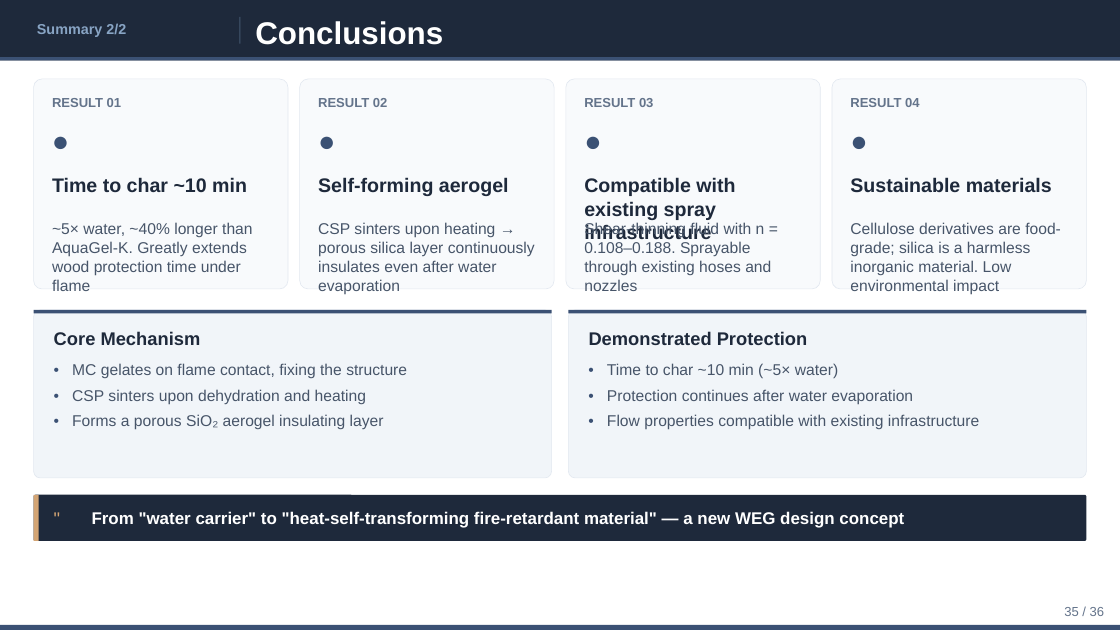
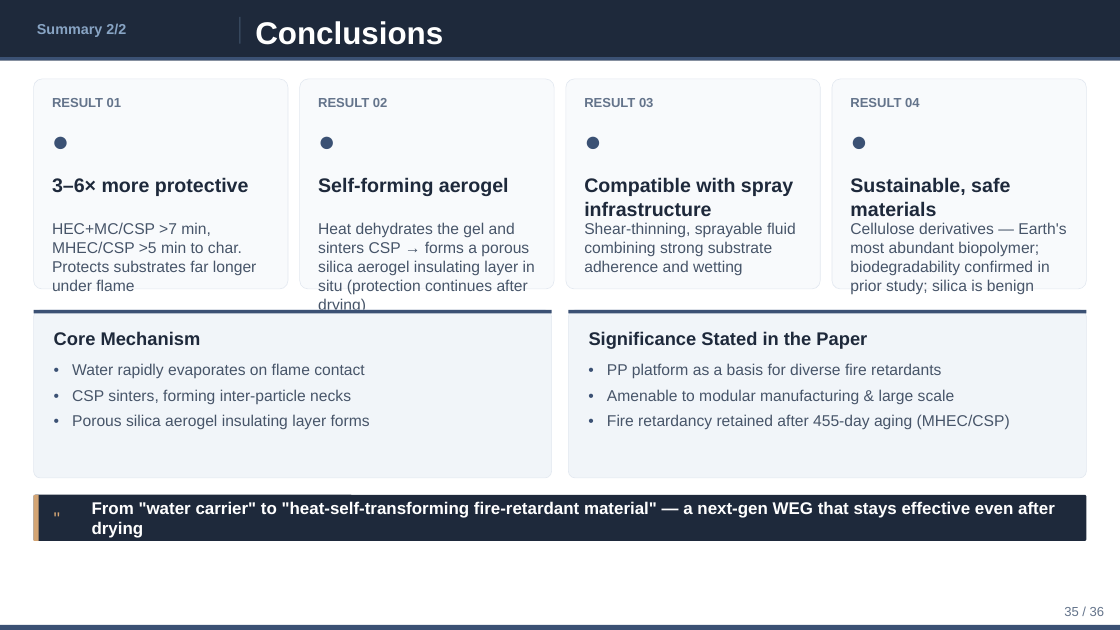
Before and after one commit to ytaisei0525-design/my-first-claude, a slide deck: slide 35 of slides_en.pptx. Drawn at 1120x630 pixels with LibreOffice and Linux fonts; fonts in the diff are those of the drawing. Boxes give left, top, right and bottom in pixels: in the first picture for what was removed or moved away, otherwise in the second. Text is boxed around its words. In the diff, an @@ line names an element or a change of style, - is before the commit and + after.

```diff
--- a/slides_en.pptx
+++ b/slides_en.pptx
@@ text at (52,177,249,196): text changed @@
-Time to char ~10 min
+3–6× more protective
@@ text at (584,177,793,216): text changed @@
-Compatible with existing spray infrastructure
+Compatible with spray infrastructure
@@ text at (850,177,1010,216): text changed @@
-Sustainable materials
+Sustainable, safe materials
@@ text at (52,222,257,291): text changed @@
-~5× water, ~40% longer than AquaGel-K. Greatly extends wood protection time under flame
+HEC+MC/CSP >7 min, MHEC/CSP >5 min to char. Protects substrates far longer under flame
@@ text at (318,222,535,313): text changed @@
-CSP sinters upon heating → porous silica layer continuously insulates even after water evaporation
+Heat dehydrates the gel and sinters CSP → forms a porous silica aerogel insulating layer in situ (protection continues after drying)
@@ text at (584,222,796,275): text changed @@
-Shear-thinning fluid with n = 0.108–0.188. Sprayable through existing hoses and nozzles
+Shear-thinning, sprayable fluid combining strong substrate adherence and wetting
@@ text at (850,222,1066,294): text changed @@
-Cellulose derivatives are food-grade; silica is a harmless inorganic material. Low environmental impact
+Cellulose derivatives — Earth's most abundant biopolymer; biodegradability confirmed in prior study; silica is benign
@@ text at (589,331,867,348): text changed @@
-Demonstrated Protection
+Significance Stated in the Paper
@@ text at (72,363,364,378): text changed @@
-MC gelates on flame contact, fixing the structure
+Water rapidly evaporates on flame contact
@@ text at (72,389,351,404): text changed @@
-CSP sinters upon dehydration and heating
+CSP sinters, forming inter-particle necks
@@ text at (607,363,941,379): text changed @@
-Time to char ~10 min (~5× water)
+PP platform as a basis for diverse fire retardants
@@ text at (607,389,955,404): text changed @@
-Protection continues after water evaporation
+Amenable to modular manufacturing & large scale
@@ text at (72,414,370,429): text changed @@
-Forms a porous SiO₂ aerogel insulating layer
+Porous silica aerogel insulating layer forms
@@ text at (607,414,1010,429): text changed @@
-Flow properties compatible with existing infrastructure
+Fire retardancy retained after 455-day aging (MHEC/CSP)
@@ text at (92,501,1055,538): text changed @@
-From "water carrier" to "heat-self-transforming fire-retardant material" — a new WEG design concept
+From "water carrier" to "heat-self-transforming fire-retardant material" — a next-gen WEG that stays effective even after drying
```
Also in this commit, not shown: 1 other slide changed, 3 other files.
